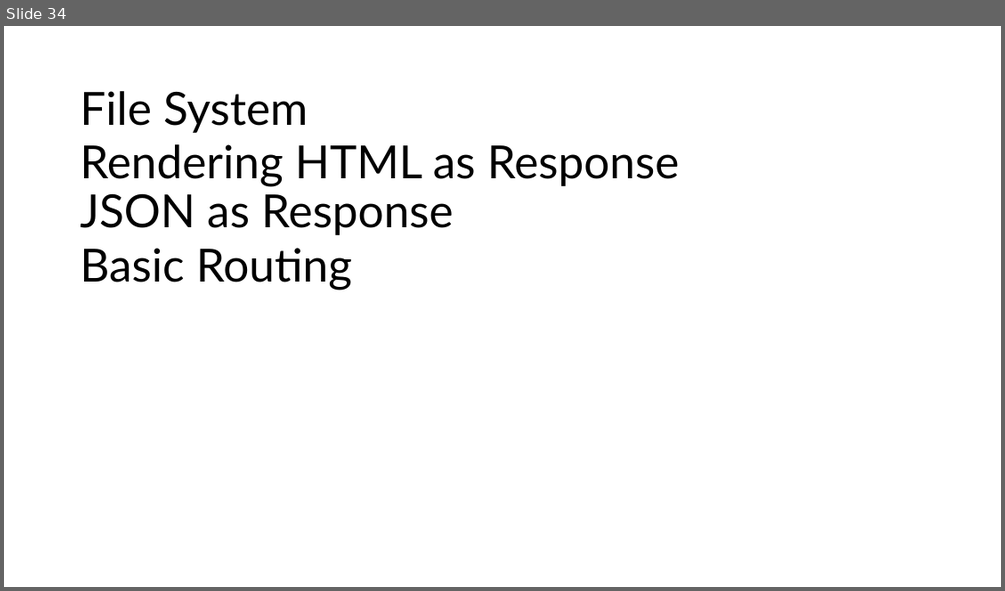
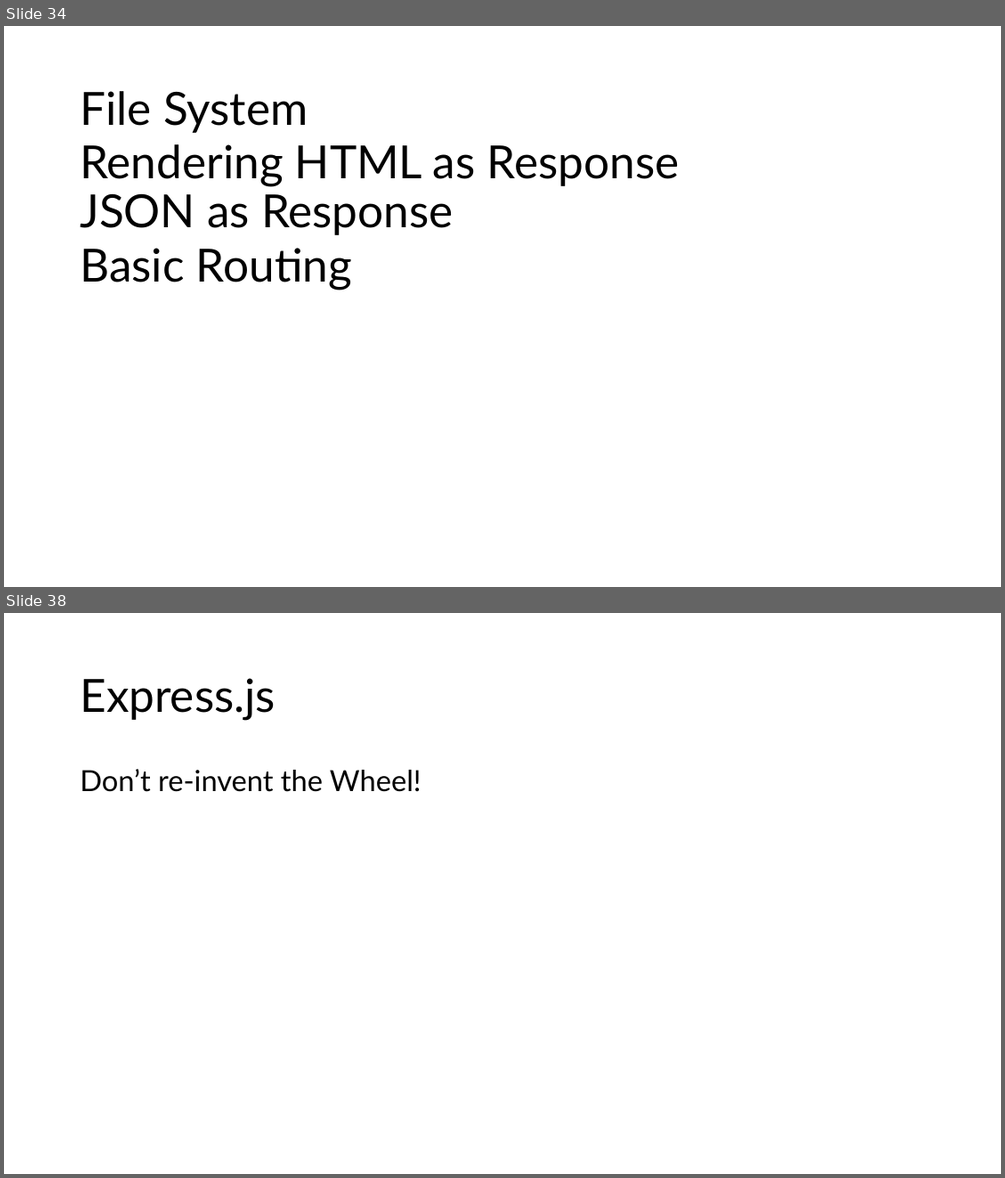
Before and after one commit to PiyushChaturvedii/Batch05, a slide deck: node/Nodejs.pptx. Shown one above the other, each under a label of ours: slide 34 before the commit, slides 34 and 38 after it; the slides between them are not shown. The pictures are 1005x591 and 1005x1178 pixels, drawn with LibreOffice and Linux fonts; fonts in the diff are those of the drawing. Boxes give left, top, right and bottom in pixels: in the first picture for what was removed or moved away, otherwise in the second. Text is boxed around its words. In the diff, an @@ line names an element or a change of style, - is before the commit and + after.

```diff
--- a/node/Nodejs.pptx
+++ b/node/Nodejs.pptx
@@ slide 38 added at (4,613,1001,1174), background #FFFFFF @@
@@ title added at (80,678,275,720), 44 pt, text #000000 @@
+Express.js
@@ text added at (80,769,421,792), 28 pt, text #000000 @@
+Don’t re-invent the Wheel!
```
Also in this commit, not shown: 9 other slides added, 27 other files.
